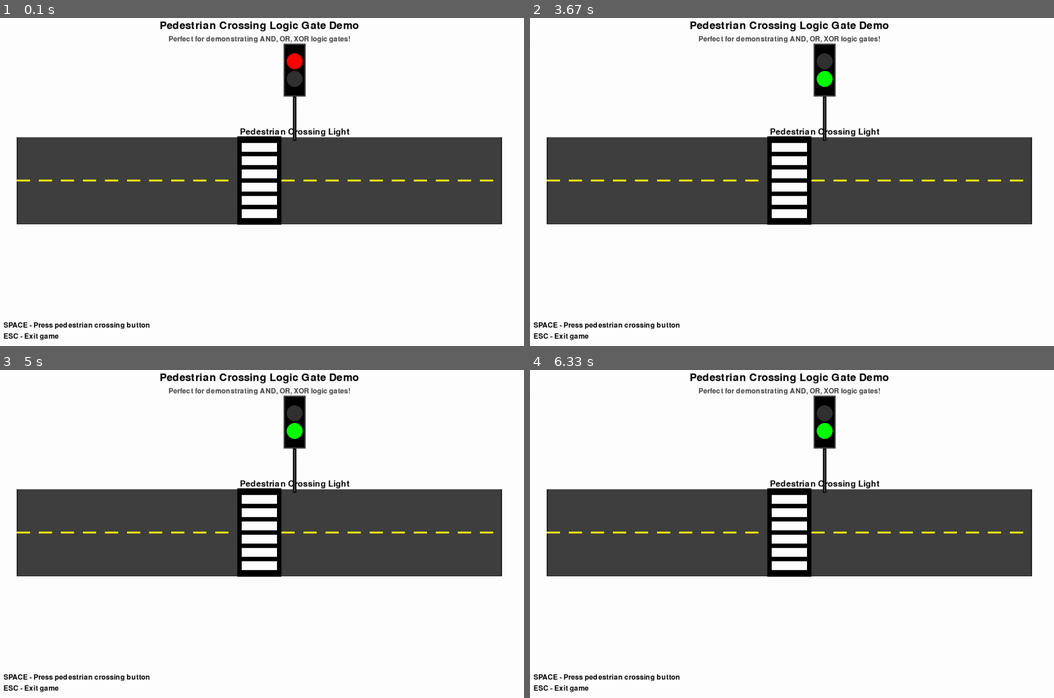
Above: before the commit, frames 1-4 (two rows, left to right).
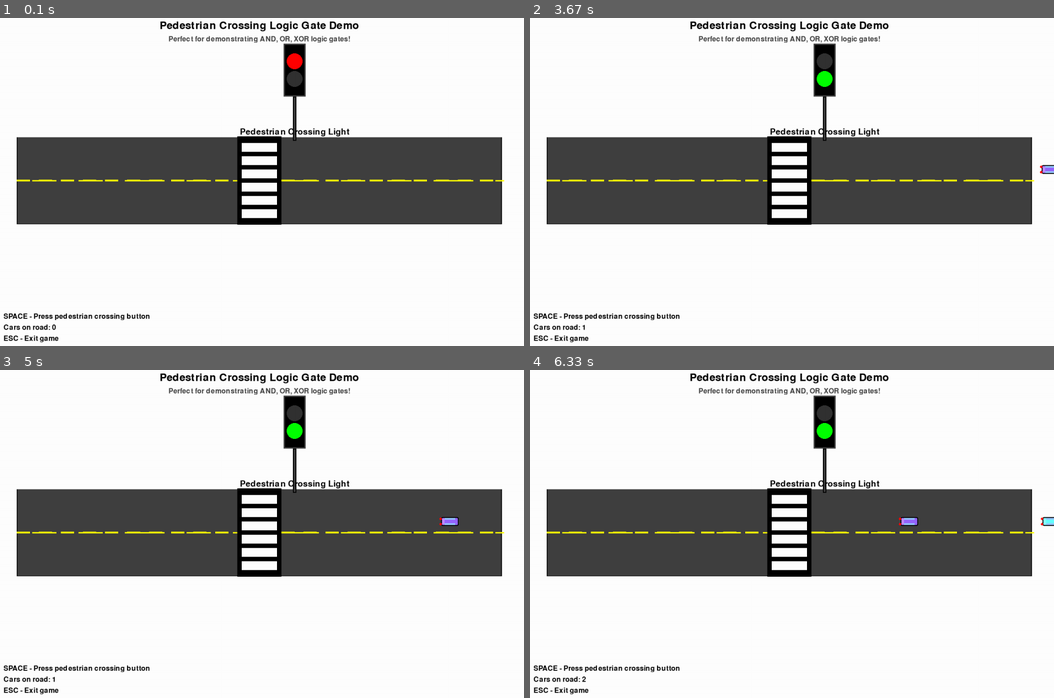
Above: after the commit, the same moments.

Repository: Ekpenga9000/traffic-crossing
Game: pygame game, started from main.py
Two runs of this game, one before a commit and one after it. Both use one fixed random seed, a clock stepped at 60 frames per second and the inputs below.
Inputs:
- Up to frame 1 (0.1 s): no input
- Up to frame 2 (3.67 s): tap Space at 0.33 s
- Up to frame 3 (5 s): no input
- Up to frame 4 (6.33 s): no input

The runs differ from the first frame. In frame 1, 0.9% of the frame differs, in the area x 0-97%, y 49-99%; in frame 2, 1.0%; in frame 3, 1.0%; in frame 4, 1.1%, in the area x 0-100%, y 44-99%.

Commit message:
Car module created.

Diff:
--- a/main.py
+++ b/main.py
@@ -11,6 +11,7 @@
 from src.utils.constants import *
 from src.components.road import Road, Intersection
 from src.components.traffic_light import TrafficLight
+from src.components.car import CarManager
 
 class TrafficLightGame:
     """
@@ -64,6 +65,12 @@
         )
         self.pedestrian_light.set_red()  # Start with red (pedestrians wait)
         self.traffic_lights.append(self.pedestrian_light)
+
+        # Create car manager
+        self.car_manager = CarManager(
+            road_y=center_y,
+            screen_width=SCREEN_WIDTH
+        )
 
     def handle_events(self):
         """Handle game events."""
@@ -96,6 +103,9 @@
         for light in self.traffic_lights:
             light.update(dt)
 
+        # Update cars
+        self.car_manager.update(dt, self.pedestrian_light, self.zebra_crossing_x, self.zebra_crossing_width)
+
     def draw(self):
         """Draw the game."""
         # Clear screen with background color
@@ -104,8 +114,14 @@
         # Draw the single road
         self.road.draw(self.screen)
 
+        # Draw lane divider (center line)
+        self.draw_lane_divider()
+
         # Draw zebra crossing
         self.draw_zebra_crossing()
+
+        # Draw cars
+        self.car_manager.draw(self.screen)
 
         # Draw traffic lights
         for light in self.traffic_lights:
@@ -119,6 +135,21 @@
 
         # Update display
         pygame.display.flip()
+
+    def draw_lane_divider(self):
+        """Draw the center lane divider for two-way traffic."""
+        center_y = SCREEN_HEIGHT // 2
+        dash_length = 20
+        dash_gap = 15
+        dash_width = 3
+
+        # Draw dashed center line across the entire road
+        for x in range(50, SCREEN_WIDTH - 50, dash_length + dash_gap):
+            # Skip drawing divider in zebra crossing area
+            if not (self.zebra_crossing_x - self.zebra_crossing_width//2 <= x <=
+                   self.zebra_crossing_x + self.zebra_crossing_width//2):
+                dash_rect = pygame.Rect(x, center_y - dash_width//2, dash_length, dash_width)
+                pygame.draw.rect(self.screen, YELLOW, dash_rect)
 
     def draw_zebra_crossing(self):
         """Draw the zebra crossing on the road."""
@@ -181,10 +212,11 @@
         # Instructions
         instructions = [
             "SPACE - Press pedestrian crossing button",
+            f"Cars on road: {self.car_manager.get_car_count()}",
             "ESC - Exit game"
         ]
 
-        y_offset = SCREEN_HEIGHT - 80
+        y_offset = SCREEN_HEIGHT - 100
         for instruction in instructions:
             text = small_font.render(instruction, True, BLACK)
             self.screen.blit(text, (20, y_offset))
--- /dev/null
+++ b/src/components/car.py
@@ -0,0 +1,252 @@
+"""
+Car component for the traffic light logic gate game
+"""
+import pygame
+import random
+from ..utils.constants import *
+
+class Car:
+    """
+    A car that drives on the road and stops at red traffic lights.
+    Used to demonstrate the effects of logic gate outputs on traffic flow.
+    """
+
+    def __init__(self, x, y, direction='right', speed=2, color=None):
+        """
+        Initialize a car.
+
+        Args:
+            x (int): Initial X position
+            y (int): Initial Y position
+            direction (str): Direction of travel ('left', 'right', 'up', 'down')
+            speed (int): Speed of the car in pixels per frame
+            color (tuple): RGB color tuple, random if None
+        """
+        self.x = x
+        self.y = y
+        self.direction = direction
+        self.speed = speed
+        self.original_speed = speed
+
+        # Car appearance
+        self.width = 40
+        self.height = 20
+        self.color = color if color else self.random_car_color()
+
+        # Car state
+        self.is_stopped = False
+        self.stop_position = None
+
+        # Calculate car rectangle based on direction
+        if direction in ['left', 'right']:
+            self.rect = pygame.Rect(x, y - self.height // 2, self.width, self.height)
+        else:  # up, down
+            self.rect = pygame.Rect(x - self.width // 2, y, self.height, self.width)
+
+    def random_car_color(self):
+        """Generate a random car color."""
+        colors = [
+            (255, 100, 100),  # Red
+            (100, 100, 255),  # Blue
+            (100, 255, 100),  # Green
+            (255, 255, 100),  # Yellow
+            (255, 150, 100),  # Orange
+            (150, 100, 255),  # Purple
+            (100, 255, 255),  # Cyan
+            (255, 100, 255),  # Magenta
+            (150, 150, 150),  # Gray
+            (100, 50, 0),     # Brown
+        ]
+        return random.choice(colors)
+
+    def update(self, dt, traffic_light, zebra_crossing_x, zebra_crossing_width):
+        """
+        Update car position and behavior.
+
+        Args:
+            dt (float): Delta time since last frame
+            traffic_light: Traffic light object to check state
+            zebra_crossing_x (int): X position of zebra crossing center
+            zebra_crossing_width (int): Width of zebra crossing
+        """
+        # Check if car should stop at zebra crossing
+        crossing_left = zebra_crossing_x - zebra_crossing_width // 2
+        crossing_right = zebra_crossing_x + zebra_crossing_width // 2
+
+        # Determine if car is approaching the crossing
+        if self.direction == 'right':
+            approaching_crossing = (self.rect.right >= crossing_left - 50 and
+                                  self.rect.left <= crossing_left)
+            direction_multiplier = 1
+        elif self.direction == 'left':
+            approaching_crossing = (self.rect.left <= crossing_right + 50 and
+                                  self.rect.right >= crossing_right)
+            direction_multiplier = -1
+        else:
+            approaching_crossing = False
+            direction_multiplier = 0
+
+        # Check if pedestrians are crossing (green pedestrian light)
+        pedestrians_crossing = traffic_light.is_green()
+
+        # Stop if pedestrians are crossing and car is approaching
+        if pedestrians_crossing and approaching_crossing:
+            self.is_stopped = True
+            self.speed = 0
+        else:
+            self.is_stopped = False
+            self.speed = self.original_speed
+
+        # Update position
+        if self.direction == 'right':
+            self.x += self.speed
+            self.rect.x = self.x
+        elif self.direction == 'left':
+            self.x -= self.speed
+            self.rect.x = self.x
+        elif self.direction == 'up':
+            self.y -= self.speed
+            self.rect.y = self.y
+        elif self.direction == 'down':
+            self.y += self.speed
+            self.rect.y = self.y
+
+    def draw(self, surface):
+        """
+        Draw the car on the surface with improved top-down view.
+
+        Args:
+            surface (pygame.Surface): Surface to draw on
+        """
+        # Draw main car body
+        pygame.draw.rect(surface, self.color, self.rect, border_radius=3)
+        pygame.draw.rect(surface, BLACK, self.rect, 2, border_radius=3)  # Border
+
+        # Draw windshield (lighter color at the front)
+        windshield_color = tuple(min(255, c + 40) for c in self.color)  # Lighter shade
+        if self.direction == 'right':
+            windshield_rect = pygame.Rect(self.rect.right - 8, self.rect.y + 3, 6, self.rect.height - 6)
+        else:  # Moving left
+            windshield_rect = pygame.Rect(self.rect.x + 2, self.rect.y + 3, 6, self.rect.height - 6)
+        pygame.draw.rect(surface, windshield_color, windshield_rect, border_radius=2)
+
+        # Draw side windows
+        window_color = (150, 200, 255)  # Light blue for windows
+        window_height = 4
+        window_y_top = self.rect.y + 2
+        window_y_bottom = self.rect.bottom - 6
+
+        # Top and bottom windows
+        window_rect_top = pygame.Rect(self.rect.x + 8, window_y_top, self.rect.width - 16, window_height)
+        window_rect_bottom = pygame.Rect(self.rect.x + 8, window_y_bottom, self.rect.width - 16, window_height)
+        pygame.draw.rect(surface, window_color, window_rect_top)
+        pygame.draw.rect(surface, window_color, window_rect_bottom)
+
+        # Draw headlights/taillights
+        light_color = WHITE if self.direction == 'right' else RED  # White for headlights, red for taillights
+        light_size = 3
+
+        if self.direction == 'right':  # Moving right - headlights on the right
+            light_x = self.rect.right - 2
+        else:  # Moving left - headlights on the left
+            light_x = self.rect.x - 1
+
+        # Two lights (top and bottom)
+        pygame.draw.circle(surface, light_color, (light_x, self.rect.y + 4), light_size)
+        pygame.draw.circle(surface, light_color, (light_x, self.rect.bottom - 4), light_size)
+
+    def is_off_screen(self, screen_width, screen_height):
+        """
+        Check if the car has moved off screen.
+
+        Args:
+            screen_width (int): Width of the screen
+            screen_height (int): Height of the screen
+
+        Returns:
+            bool: True if car is off screen
+        """
+        if self.direction == 'right':
+            return self.rect.left > screen_width
+        elif self.direction == 'left':
+            return self.rect.right < 0
+        elif self.direction == 'up':
+            return self.rect.bottom < 0
+        elif self.direction == 'down':
+            return self.rect.top > screen_height
+        return False
+
+class CarManager:
+    """
+    Manages multiple cars and their spawning.
+    """
+
+    def __init__(self, road_y, screen_width):
+        """
+        Initialize the car manager.
+
+        Args:
+            road_y (int): Y position of the road center
+            screen_width (int): Width of the screen
+        """
+        self.cars = []
+        self.road_y = road_y
+        self.screen_width = screen_width
+        self.spawn_timer = 0
+        self.spawn_interval = 180  # Spawn every 3 seconds at 60 FPS
+
+    def update(self, dt, traffic_light, zebra_crossing_x, zebra_crossing_width):
+        """
+        Update all cars and handle spawning.
+
+        Args:
+            dt (float): Delta time since last frame
+            traffic_light: Traffic light object
+            zebra_crossing_x (int): X position of zebra crossing center
+            zebra_crossing_width (int): Width of zebra crossing
+        """
+        # Update existing cars
+        for car in self.cars[:]:  # Use slice to avoid modification during iteration
+            car.update(dt, traffic_light, zebra_crossing_x, zebra_crossing_width)
+
+            # Remove cars that are off screen
+            if car.is_off_screen(self.screen_width, 600):  # Assuming height of 600
+                self.cars.remove(car)
+
+        # Handle car spawning
+        self.spawn_timer += 1
+        if self.spawn_timer >= self.spawn_interval:
+            self.spawn_car()
+            self.spawn_timer = 0
+
+    def spawn_car(self):
+        """Spawn a new car from either side of the screen on appropriate lanes."""
+        # Randomly choose direction
+        if random.choice([True, False]):
+            # Spawn from left, moving right (bottom lane)
+            x = -50
+            y = self.road_y + 25  # Bottom half of the road
+            direction = 'right'
+        else:
+            # Spawn from right, moving left (top lane)
+            x = self.screen_width + 50
+            y = self.road_y - 25  # Top half of the road
+            direction = 'left'
+
+        # Create new car
+        new_car = Car(x, y, direction, random.randint(2, 4))
+        self.cars.append(new_car)
+
+    def draw(self, surface):
+        """
+        Draw all cars.
+
+        Args:
+            surface (pygame.Surface): Surface to draw on
+        """
+        for car in self.cars:
+            car.draw(surface)
+
+    def get_car_count(self):
+        """Get the current number of cars on screen."""
+        return len(self.cars)
--- a/src/utils/constants.py
+++ b/src/utils/constants.py
@@ -25,6 +25,12 @@
 LANE_MARKER_COLOR = YELLOW
 SIDEWALK_COLOR = LIGHT_GRAY
 
+# Additional colors for car details
+LIGHT_BLUE = (150, 200, 255)
+DARK_BLUE = (0, 0, 139)
+ORANGE = (255, 165, 0)
+PURPLE = (128, 0, 128)
+
 # Traffic light dimensions (for 2-light pedestrian crossing)
 LIGHT_RADIUS = 20
 LIGHT_BOX_WIDTH = 50
